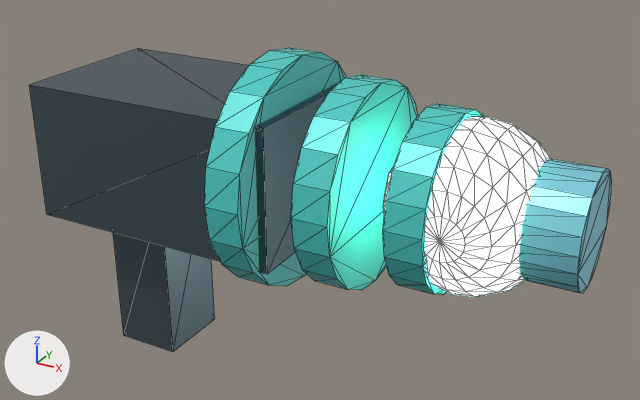
What one commit did to the glTF model public/assets/kit/bp_weaponpulse.glb.
Camera for both pictures: a 50 mm camera at (1.493, -1.568, 0.764) aimed at (0.613, 0.032, -0.036). Every picture has the same lights, and +X, +Y and +Z are marked at lower left. The first picture is the older version. Mesh edges are drawn as thin lines. Where no turn or scale is listed for an object, it has been applied to the vertices.

Objects in the first picture: 'Emitter', 'EnergyCore', 'Grip.005', 'PulseBody', 'PulseCoil', 'PulseCoil.001', 'PulseCoil.002'.
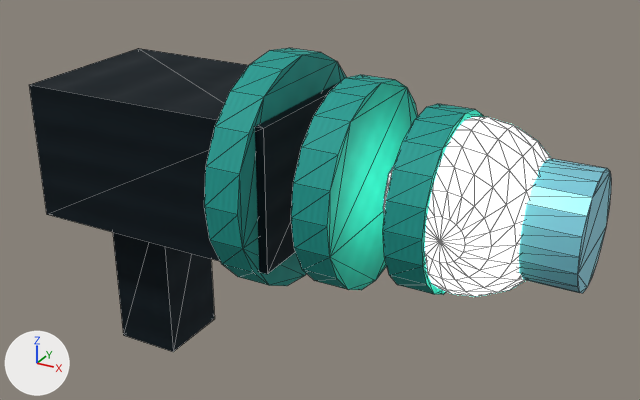
Where the newer file only moved an object's origin or applied its transform, the numbers keep the older frame.

What differs and where, as boxes (x1, y1, x2, y2) in the pictures (640 x 400 px):
'PulseBody', surface changed (darker): (29, 48, 341, 274) in both
'PulseCoil.001', surface changed (darker): (291, 75, 418, 290) in both
'PulseCoil', surface changed (darker): (204, 48, 346, 286) in both
'Grip.005', surface changed (darker): (113, 232, 215, 352) in both
'PulseCoil.002', surface changed (darker): (383, 104, 484, 294) in both

Diff of the bpy script that builds the scene:
```diff
--- a/public/assets/kit/bp_weaponpulse.glb.py
+++ b/public/assets/kit/bp_weaponpulse.glb.py
@@ img_teal_roughness @@
+img_teal_roughness = load_image('Teal_Roughness', '_unpacked/Teal_Roughness', 48, 48, 'Non-Color')
@@ img_teal_normal @@
+img_teal_normal = load_image('Teal_Normal', '_unpacked/Teal_Normal', 48, 48, 'Non-Color')
@@ img_teal_basecolor @@
+img_teal_basecolor = load_image('Teal_BaseColor', '_unpacked/Teal_BaseColor', 48, 48, 'sRGB')
@@ img_metal_roughness @@
+img_metal_roughness = load_image('Metal_Roughness', '_unpacked/Metal_Roughness', 48, 48, 'Non-Color')
@@ img_metal_normal @@
+img_metal_normal = load_image('Metal_Normal', '_unpacked/Metal_Normal', 48, 48, 'Non-Color')
@@ img_metal_basecolor @@
+img_metal_basecolor = load_image('Metal_BaseColor', '_unpacked/Metal_BaseColor', 48, 48, 'sRGB')
@@ mat_metal @@
 mat_metal = bpy.data.materials.new('Metal')
-# nodes: BsdfPrincipled, OutputMaterial
-# colours: greyish blue #596c76
+# nodes: BsdfPrincipled, Math, NormalMap, OutputMaterial, SeparateColor, TexImage x3
+# uses the picture img_metal_basecolor
+# uses the picture img_metal_normal
+# uses the picture img_metal_roughness
@@ mat_teal @@
 mat_teal = bpy.data.materials.new('Teal')
-# nodes: BsdfPrincipled, OutputMaterial
-# colours: cyan #50cec8
+# nodes: BsdfPrincipled, Math, NormalMap, OutputMaterial, SeparateColor, TexImage x3
+# uses the picture img_teal_basecolor
+# uses the picture img_teal_normal
+# uses the picture img_teal_roughness
```
